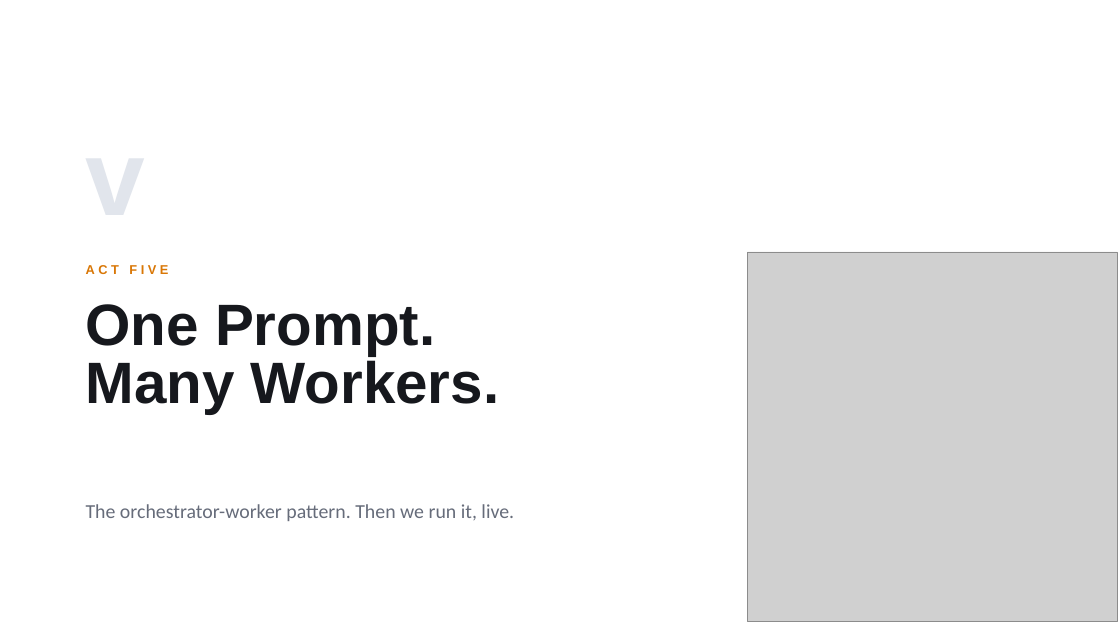
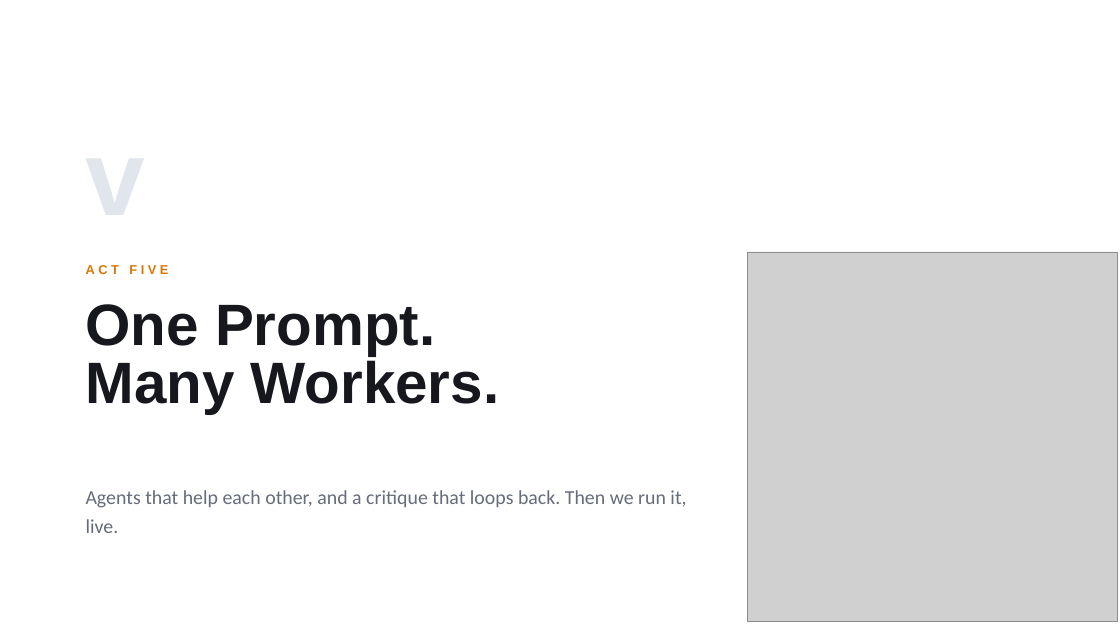
Before and after one commit to Nevvyboi/OnePromptManyWorkers, a slide deck: slide 18 of slides/One-Prompt-Many-Workers-Light.pptx. Drawn at 1120x630 pixels with LibreOffice and Linux fonts; fonts in the diff are those of the drawing; grey boxes stand for pictures. Boxes give left, top, right and bottom in pixels: in the first picture for what was removed or moved away, otherwise in the second. Text is boxed around its words. In the diff, an @@ line names an element or a change of style, - is before the commit and + after.

```diff
--- a/slides/One-Prompt-Many-Workers-Light.pptx
+++ b/slides/One-Prompt-Many-Workers-Light.pptx
@@ text at <box>86,490,686,533</box>: text changed @@
-The orchestrator-worker pattern. Then we run it, live.
+Agents that help each other, and a critique that loops back. Then we run it, live.
```
Also in this commit, not shown: 1 slide added, 1 slide removed, 9 other files.
